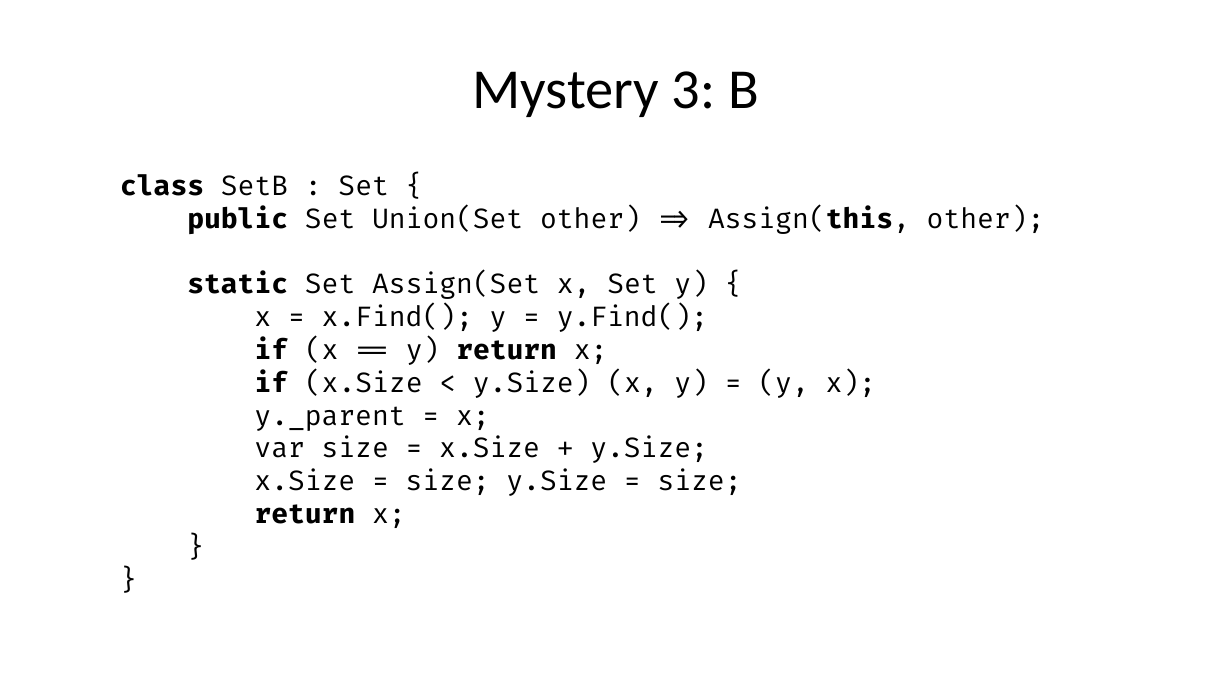
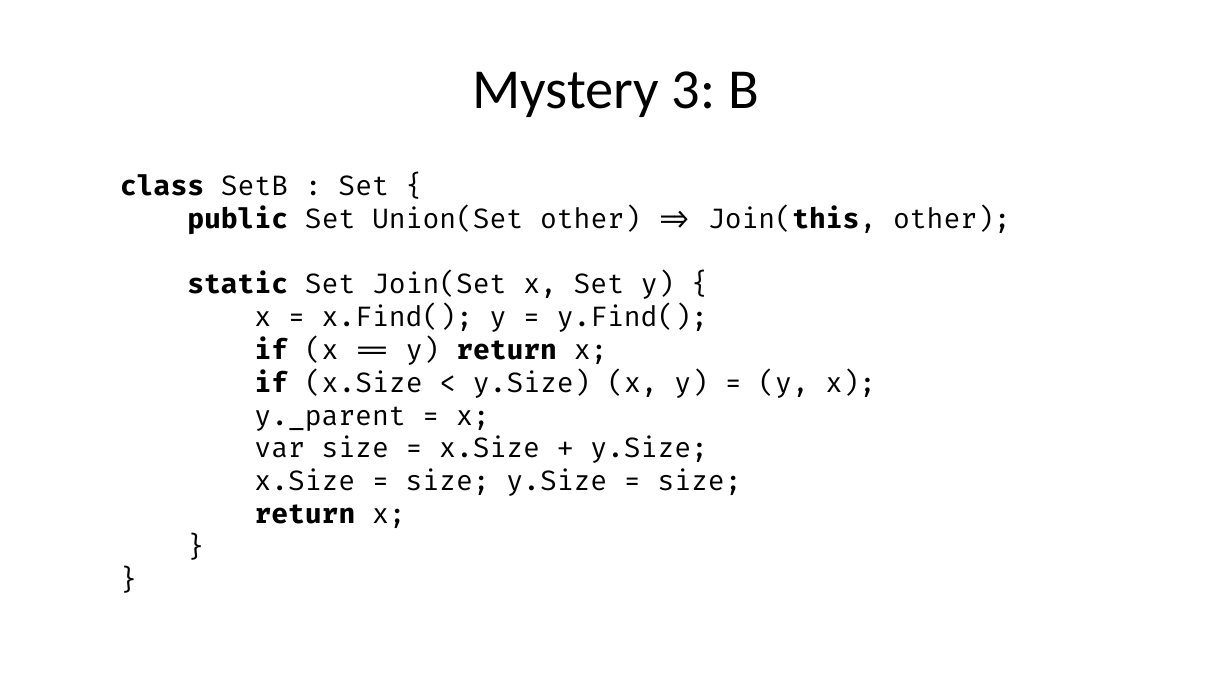
Before and after one commit to fbie/threading-mysteries, a slide deck: slide 22 of slides/slides.odp. Drawn at 1232x693 pixels with LibreOffice and Linux fonts; fonts in the diff are those of the drawing. Boxes give left, top, right and bottom in pixels: in the first picture for what was removed or moved away, otherwise in the second. Text is boxed around its words. In the diff, an @@ line names an element or a change of style, - is before the commit and + after.

Commit message:
Rename Assign to Join

```diff
--- a/slides/slides.odp
+++ b/slides/slides.odp
@@ text at bbox=[120, 174, 1011, 528]: text changed @@
-class SetB : Set {
-public Set Union(Set other) => Assign(this, other);
-static Set Assign(Set x, Set y) {
-x = x.Find(); y = y.Find();
-if (x == y) return x;
-if (x.Size < y.Size) (x, y) = (y, x);
-y._parent = x;
-var size = x.Size + y.Size;
-x.Size = size; y.Size = size;
-return x;
-}
-}
+class SetB : Set {
+public Set Union(Set other) => Join(this, other);
+static Set Join(Set x, Set y) {
+x = x.Find(); y = y.Find();
+if (x == y) return x;
+if (x.Size < y.Size) (x, y) = (y, x);
+y._parent = x;
+var size = x.Size + y.Size;
+x.Size = size; y.Size = size;
+return x;
+}
+}
```
Also in this commit, not shown: 2 other slides changed, 2 other files.
